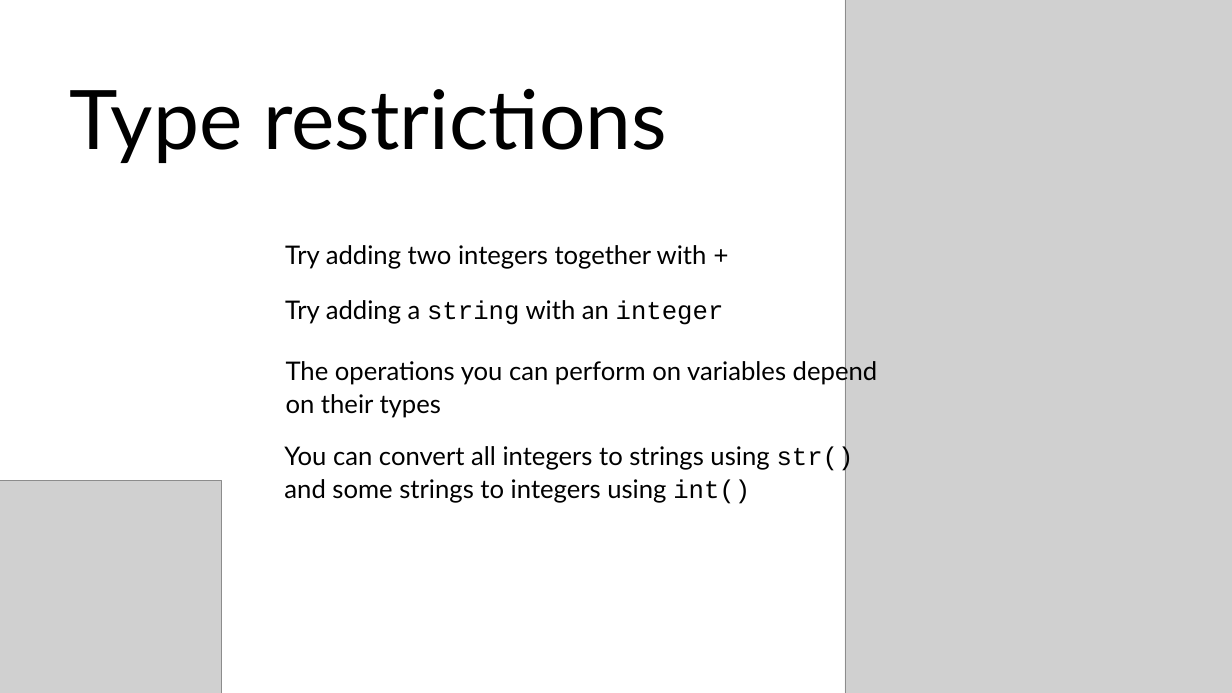
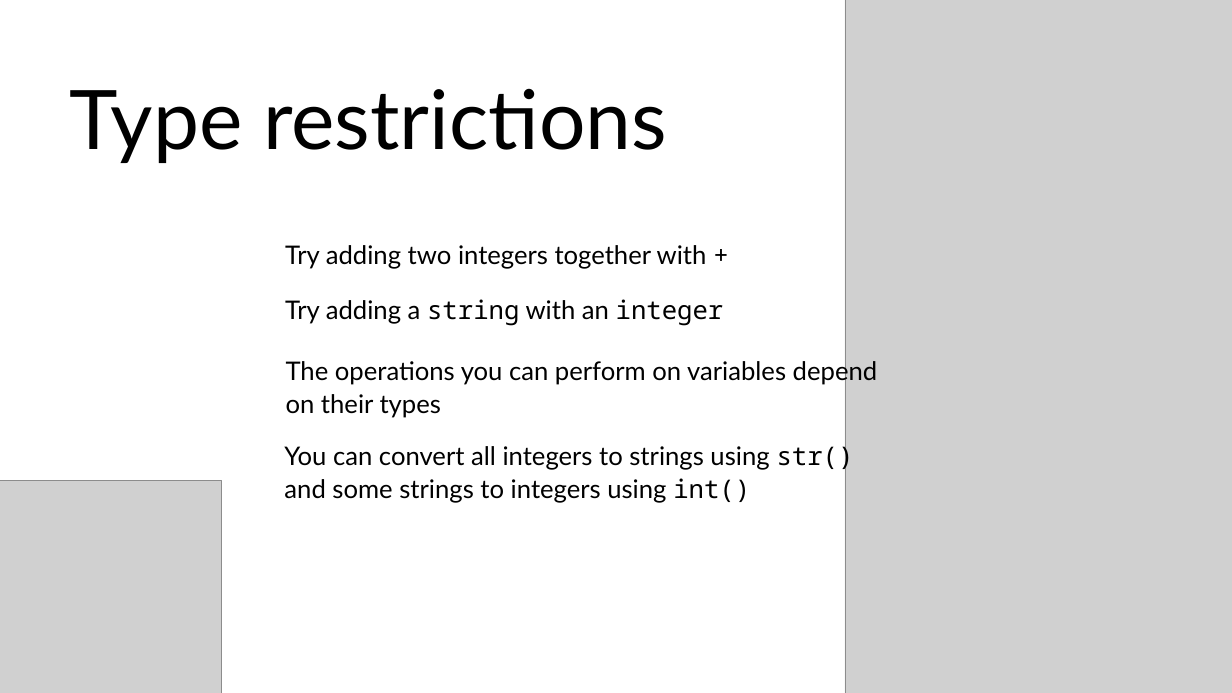
Before and after one commit to makerboxlao/training_resources, a slide deck: slide 8 of Programming_200222/intro.python.workshop.pptx. Drawn at 1232x693 pixels with LibreOffice and Linux fonts; fonts in the diff are those of the drawing; grey boxes stand for pictures; background and template pictures are left out. Boxes give left, top, right and bottom in pixels: in the first picture for what was removed or moved away, otherwise in the second. Text is boxed around its words. In the diff, an @@ line names an element or a change of style, - is before the commit and + after.

```diff
--- a/Programming_200222/intro.python.workshop.pptx
+++ b/Programming_200222/intro.python.workshop.pptx
@@ text "Try adding a string with ..." at box(285, 299, 724, 326): font Courier New to Noto Sans Mono in "string integer" @@
@@ text "You can convert all integers ..." at box(284, 441, 854, 503): font Courier New to Noto Sans Mono in "str()", "int()" @@
```
Also in this commit, not shown: 21 other slides changed, 1 slide added, 1 slide removed, 3 other files.
